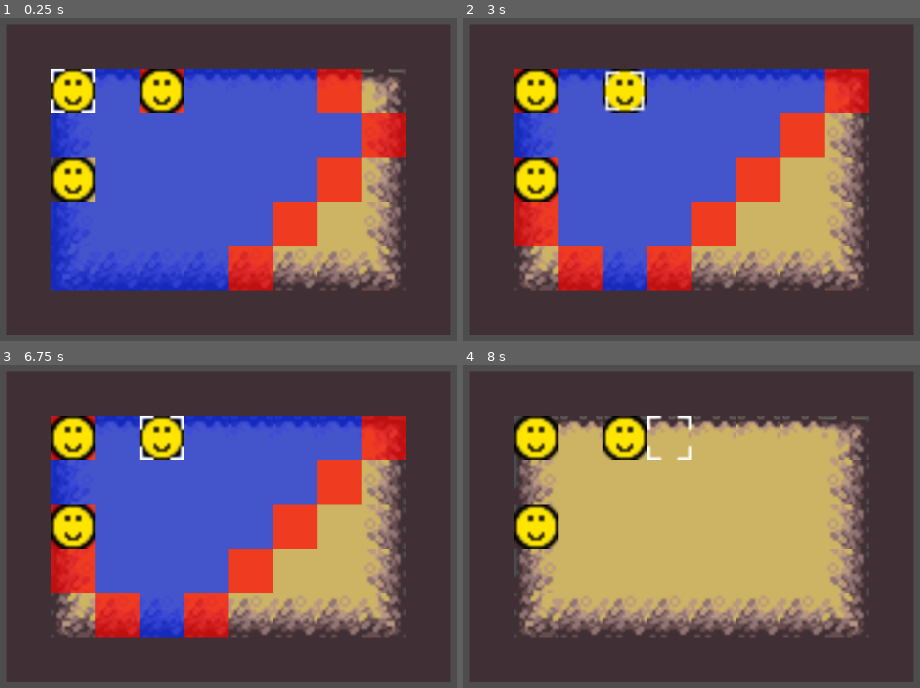
Above: before the commit, frames 1-4 (two rows, left to right).
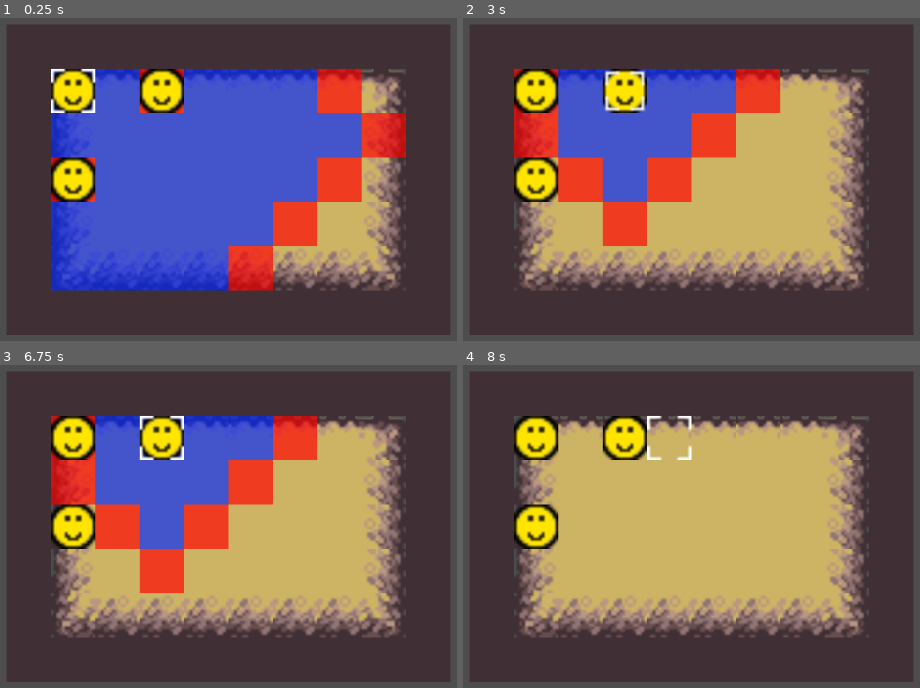
Above: after the commit, the same moments.

Repository: JonasBachmeier-UNI/GameEngineering
Game: Godot game, scene res://test.tscn
The game is run twice, just before and just after one commit, with the same random seed, the same clock (stepped at 60 frames per second) and the same inputs.
Inputs:
- Up to frame 1 (0.25 s): no input
- Up to frame 2 (3 s): hold Right (ui_right) 0.53-1.28 s; tap Tab (ui_text_completion_replace) every 0.75 s from 0.6 to 2.85 s; tap Space (ui_select) at 0.77, 1.52 s; tap Enter at 1.25 s; hold Down (ui_down) 1.28-2.03 s; hold Right (ui_right) 2.03-2.78 s; hold Up (ui_up) from 2.78 s (still down)
- Up to frame 3 (6.75 s): tap Space (ui_select) at 3.02, 3.77, 4.25, 4.52, 6.02 s; release Up (ui_up) at 3.53 s; hold Left (ui_left) 3.53-5.03 s; tap Tab (ui_text_completion_replace) every 0.75 s from 3.6 to 6.6 s; hold Down (ui_down) 5.03-5.78 s; hold Right (ui_right) 5.78-6.53 s; hold Up (ui_up) from 6.53 s (still down)
- Up to frame 4 (8 s): tap Space (ui_select) at 6.77, 7.52 s; tap Enter at 7.25 s; release Up (ui_up) at 7.28 s; hold Right (ui_right) from 7.28 s (still down); tap Tab (ui_text_completion_replace) at 7.35 s

The runs differ from the first frame. In frame 1, 0.2% of the frame differs, in the area x 11-22%, y 43-57%; in frame 2, 26%, in the area x 11-89%, y 15-85%; in frame 3, 26%; in frame 4, nothing differs.

Commit message:
added enemy_range_overlay

Diff:
--- a/nohonoramongthieves/Scripts/GameLogic/unit.gd
+++ b/nohonoramongthieves/Scripts/GameLogic/unit.gd
@@ -123,9 +123,9 @@
 	var move_count = 0
 	var x_test = x_coord
 	var y_test = y_coord
-	var check_next = [[[x_test, y_test]]]
-
-	in_move_range.append([x_test, y_test])
+	var check_next = [[Vector2i(x_test, y_test)]]
+
+	in_move_range.append(Vector2i(x_test, y_test))
 	# schon geprüfte Felder
 	var checked = []
 	while move_count <= move_range - moved_count:
@@ -138,7 +138,7 @@
 			var x_check = element[0]
 			var y_check = element[1]
 
-			checked.append([x_check, y_check])
+			checked.append(Vector2i(x_check, y_check))
 
 			var temp = get_possible_moves(x_check, y_check, move_count)
 			var reachable_temp = temp[0]
@@ -175,51 +175,51 @@
 		## Das untere Feld ist erreichbar
 		var grid_value = get_grid_value(x, y-1)
 		if (grid_value + move_count) <= move_range - moved_count:
-			reachable_neighbours.append([x, y-1])
+			reachable_neighbours.append(Vector2i(x, y-1))
 		## Das untere Feld ist nicht erreichbar, aber keine Wand
 		# Enemy = 500, Wand = 999, Loch = 1000
 		elif grid_value < 999:
-			attackable_neighbours.append([x, y-1])
+			attackable_neighbours.append(Vector2i(x, y-1))
 
 	## Ein Feld über dem untersuchten existiert
 	if y < max_y-1:
 		## Das obere Feld ist erreichbar
 		var grid_value = get_grid_value(x, y+1)
 		if (grid_value + move_count) <= move_range - moved_count:
-			reachable_neighbours.append([x, y+1])
+			reachable_neighbours.append(Vector2i(x, y+1))
 		## Das obere Feld ist nicht erreichbar, aber keine Wand
 		# Enemy = 500, Wand = 999, Loch = 1000
 		elif grid_value < 999:
-			attackable_neighbours.append([x, y+1])
+			attackable_neighbours.append(Vector2i(x, y+1))
 
 	## Ein Feld links neben dem untersuchten existiert
 	if x > 0:
 		var grid_value = get_grid_value(x-1, y)
 		## Das linke Feld ist erreichbar
 		if (grid_value + move_count) <= move_range - moved_count:
-			reachable_neighbours.append([x-1, y])
+			reachable_neighbours.append(Vector2i(x-1, y))
 		## Das linke Feld ist nicht erreichbar, aber keine Wand
 		# Enemy = 500, Wand = 999, Loch = 1000
 		elif grid_value < 999:
-			attackable_neighbours.append([x-1, y])
+			attackable_neighbours.append(Vector2i(x-1, y))
 
 	## Ein Feld links neben dem untersuchten existiert
 	if x < max_x - 1:
 		## Das rechte Feld ist erreichbar
 		var grid_value = get_grid_value(x+1, y)
 		if (grid_value + move_count) <= move_range - moved_count:
-			reachable_neighbours.append([x+1, y])
+			reachable_neighbours.append(Vector2i(x+1, y))
 		## Das rechte Feld ist nicht erreichbar, aber keine Wand
 		# Enemy = 500, Wand = 999, Loch = 1000
 		elif grid_value < 999:
-			attackable_neighbours.append([x+1, y])
+			attackable_neighbours.append(Vector2i(x+1, y))
 
 	return [reachable_neighbours, attackable_neighbours]
 
 
 func get_path_to_destination(end_x: int, end_y: int):
 
-	var destination = [end_x, end_y]
+	var destination = Vector2i(end_x, end_y)
 
 	# nicht erreichbar
 	if !in_attack_range.has(destination) and !in_move_range.has(destination):
--- a/nohonoramongthieves/cursor.gd
+++ b/nohonoramongthieves/cursor.gd
@@ -3,6 +3,7 @@
 @onready var tml = $"../Map"
 @onready var overlay = $"../UnitOverlay"
 @onready var path_map = $"../UnitPath"
+@onready var enemy_range_map = $"../EnemyRangeOverlay"
 @onready var gameboard = $"../../GameBoard"
 @onready var unit_manager = $"../Units"
 @export var start_x = 1
@@ -43,6 +44,8 @@
 
 	## Cursor Movement TODO: vielleicht nur auf erreichbare gehen dürfen (wenn unit_selected)
 	movement_check_routine()
+
+	enemy_overlay_routine()
 
 func movement_check_routine():
 	if Input.is_action_just_pressed("ui_up"):
@@ -53,6 +56,13 @@
 		move(Vector2.LEFT)
 	elif Input.is_action_just_pressed("ui_right"):
 		move(Vector2.RIGHT)
+
+
+func enemy_overlay_routine():
+	if Input.is_action_just_pressed("ui_text_completion_replace"):
+		show_enemy_range()
+	if Input.is_action_just_released("ui_text_completion_replace"):
+		clear_enemy_range()
 
 
 func unit_move_check_routine():
@@ -179,19 +189,7 @@
 		#print("Auf diesem Feld steht die Einheit")
 		return
 
-
-	## Array von Arrays zu Array von Vector2is
-	# TODO: in Unit alle 2d Arrays zu Vector2i
-	var test_move = []
-	for i in selected_unit.in_move_range:
-		test_move.append(Vector2i(i[0], i[1]))
-
-	var test_attack = []
-	for i in selected_unit.in_attack_range:
-		test_attack.append(Vector2i(i[0], i[1]))
-
-
-	if test_move.has(pos_vec):
+	if selected_unit.in_move_range.has(pos_vec):
 		## Unit geht Pfad und reset bools / selected units
 		can_select_target = true
 		var path = selected_unit.get_path_to_destination(x_pos, y_pos)
@@ -203,13 +201,13 @@
 
 	## TODO: Vergleichsinfo anzeigen
 
-	if test_attack.has(pos_vec) and hovered.is_enemy:
+	if selected_unit.in_attack_range.has(pos_vec) and hovered.is_enemy:
 		## Unit geht neben das Feld und greift an und reset bools / selected units
 		can_select_enemy = true
 
 		var path = selected_unit.get_path_to_destination(x_pos, y_pos)
 
-		if test_move.has(Vector2i(last_x, last_y)):
+		if selected_unit.in_move_range.has(Vector2i(last_x, last_y)):
 			path = selected_unit.get_path_to_destination(last_x, last_y)
 			help_path = true
 
@@ -238,6 +236,15 @@
 	hovering_check()
 
 
+func show_enemy_range():
+	unit_manager.get_units()
+	var fields = unit_manager.get_enemy_range()
+	enemy_range_map.show_overlay_for_grid(fields)
+
+func clear_enemy_range():
+	enemy_range_map.clear()
+
+
 func _on_game_manager_player_turn() -> void:
 	print("PLAYER TURN")
 	is_active = true
--- /dev/null
+++ b/nohonoramongthieves/enemy_range_overlay.gd
@@ -0,0 +1,84 @@
+extends TileMapLayer
+
+enum BORDER_DIR {BLANK, LEFT, UP, RIGHT, DOWN, LEFT_UP, RIGHT_UP, RIGHT_DOWN, LEFT_DOWN, LEFT_UP_DOWN, LEFT_UP_RIGHT, UP_RIGHT_DOWN, LEFT_DOWN_RIGHT, LEFT_RIGHT, UP_DOWN}
+@onready var gameboard = $"../../GameBoard"
+
+func show_overlay_for_grid(grid):
+	for pos in grid:
+		var c_type = border_check(pos, grid)
+		set_cell_enum(pos, c_type)
+
+
+func border_check(pos, grid):
+	if has_left_border(pos, grid) and !has_right_border(pos, grid) and !has_upper_border(pos, grid) and !has_lower_border(pos, grid):
+		return BORDER_DIR.LEFT
+	if !has_left_border(pos, grid) and has_right_border(pos, grid) and !has_upper_border(pos, grid) and !has_lower_border(pos, grid):
+		return BORDER_DIR.RIGHT
+	if !has_left_border(pos, grid) and !has_right_border(pos, grid) and has_upper_border(pos, grid) and !has_lower_border(pos, grid):
+		return BORDER_DIR.UP
+	if !has_left_border(pos, grid) and !has_right_border(pos, grid) and !has_upper_border(pos, grid) and has_lower_border(pos, grid):
+		return BORDER_DIR.DOWN
+	if has_left_border(pos, grid) and has_right_border(pos, grid) and !has_upper_border(pos, grid) and !has_lower_border(pos, grid):
+		return BORDER_DIR.LEFT_RIGHT
+	if has_left_border(pos, grid) and !has_right_border(pos, grid) and has_upper_border(pos, grid) and !has_lower_border(pos, grid):
+		return BORDER_DIR.LEFT_UP
+	if has_left_border(pos, grid) and !has_right_border(pos, grid) and !has_upper_border(pos, grid) and has_lower_border(pos, grid):
+		return BORDER_DIR.LEFT_DOWN
+	if !has_left_border(pos, grid) and has_right_border(pos, grid) and has_upper_border(pos, grid) and !has_lower_border(pos, grid):
+		return BORDER_DIR.RIGHT_UP
+	if !has_left_border(pos, grid) and has_right_border(pos, grid) and !has_upper_border(pos, grid) and has_lower_border(pos, grid):
+		return BORDER_DIR.RIGHT_DOWN
+	if !has_left_border(pos, grid) and !has_right_border(pos, grid) and has_upper_border(pos, grid) and has_lower_border(pos, grid):
+		return BORDER_DIR.UP_DOWN
+	if has_left_border(pos, grid) and has_right_border(pos, grid) and has_upper_border(pos, grid) and !has_lower_border(pos, grid):
+		return BORDER_DIR.LEFT_UP_RIGHT
+	if has_left_border(pos, grid) and has_right_border(pos, grid) and !has_upper_border(pos, grid) and has_lower_border(pos, grid):
+		return BORDER_DIR.LEFT_DOWN_RIGHT
+	if !has_left_border(pos, grid) and has_right_border(pos, grid) and has_upper_border(pos, grid) and has_lower_border(pos, grid):
+		return BORDER_DIR.UP_RIGHT_DOWN
+	return BORDER_DIR.BLANK
+
+
+func has_left_border(field, grid):
+	if grid.has(Vector2i(field[0]-1, field[1])):
+		return false
+	return true
+
+func has_right_border(field, grid):
+	if grid.has(Vector2i(field[0]+1, field[1])):
+		return false
+	return true
+
+func has_upper_border(field, grid):
+	if grid.has(Vector2i(field[0], field[1]-1)):
+		return false
+	return true
+
+func has_lower_border(field, grid):
+	if grid.has(Vector2i(field[0], field[1]+1)):
+		return false
+	return true
+
+
+func set_cell_enum(pos, border_dir: BORDER_DIR):
+	var tml_pos = gameboard.grid_to_tml_coords(pos)
+	var tml_id = get_id_for_border_dir(border_dir)
+	set_cell(tml_pos, tml_id, Vector2i(0, 0))
+
+func get_id_for_border_dir(border_dir: BORDER_DIR):
+	match border_dir:
+		BORDER_DIR.BLANK: return 0
+		BORDER_DIR.LEFT: return 1
+		BORDER_DIR.UP: return 2
+		BORDER_DIR.RIGHT: return 3
+		BORDER_DIR.DOWN: return 4
+		BORDER_DIR.LEFT_UP: return 5
+		BORDER_DIR.RIGHT_UP: return 6
+		BORDER_DIR.RIGHT_DOWN: return 7
+		BORDER_DIR.LEFT_DOWN: return 8
+		BORDER_DIR.LEFT_UP_DOWN: return 9
+		BORDER_DIR.LEFT_UP_RIGHT: return 10
+		BORDER_DIR.UP_RIGHT_DOWN: return 11
+		BORDER_DIR.LEFT_DOWN_RIGHT: return 12
+		BORDER_DIR.LEFT_RIGHT: return 13
+		BORDER_DIR.UP_DOWN: return 14
--- a/nohonoramongthieves/test.tscn
+++ b/nohonoramongthieves/test.tscn
@@ -21,7 +21,23 @@
 [ext_resource type="Texture2D" uid="uid://bbrpew1nl1j25" path="res://assets/UnitPath/unten_links.png" id="13_o5cxk"]
 [ext_resource type="Texture2D" uid="uid://bn1ebnxat3m4i" path="res://assets/UnitPath/unten_rechts.png" id="14_cpmau"]
 [ext_resource type="Script" path="res://unit_path.gd" id="15_78ek8"]
+[ext_resource type="Texture2D" uid="uid://b4ly0dmoh8hwg" path="res://assets/EnemyRange/blank.png" id="16_s78jy"]
+[ext_resource type="Texture2D" uid="uid://dd8wplp3isitm" path="res://assets/EnemyRange/left_border.png" id="17_wegem"]
+[ext_resource type="Texture2D" uid="uid://cykyohfc0dslk" path="res://assets/EnemyRange/left_up_right_border.png" id="18_sjdey"]
+[ext_resource type="Texture2D" uid="uid://1uvvlgfhjy6t" path="res://assets/EnemyRange/up_right_down_border.png" id="19_00klq"]
+[ext_resource type="Texture2D" uid="uid://ch1jemgj0dtw2" path="res://assets/EnemyRange/left_down_right_border.png" id="20_0j3s8"]
+[ext_resource type="Texture2D" uid="uid://cxhvlbjg2bwve" path="res://assets/EnemyRange/left_right.png" id="21_a71nr"]
+[ext_resource type="Texture2D" uid="uid://hoygsee0ypon" path="res://assets/EnemyRange/up_border.png" id="21_aoc61"]
 [ext_resource type="Script" path="res://inventory_manager.gd" id="22_dct3n"]
+[ext_resource type="Texture2D" uid="uid://b7rr585qnpl84" path="res://assets/EnemyRange/right_border.png" id="22_ehvo7"]
+[ext_resource type="Texture2D" uid="uid://cukkl4yxr0tqf" path="res://assets/EnemyRange/up_down.png" id="22_gpe0c"]
+[ext_resource type="Texture2D" uid="uid://btyknnu3qddvc" path="res://assets/EnemyRange/down_border.png" id="23_dd68p"]
+[ext_resource type="Texture2D" uid="uid://cy8dvv36nihte" path="res://assets/EnemyRange/left_up_border.png" id="24_6eyj0"]
+[ext_resource type="Texture2D" uid="uid://ccpfk2mb6susu" path="res://assets/EnemyRange/right_up_border.png" id="25_coiki"]
+[ext_resource type="Texture2D" uid="uid://dm86bgjbmn74o" path="res://assets/EnemyRange/right_down_border.png" id="26_q1fet"]
+[ext_resource type="Texture2D" uid="uid://27ssus04hpy6" path="res://assets/EnemyRange/left_down_border.png" id="27_ew4il"]
+[ext_resource type="Texture2D" uid="uid://dt50gvl0ynnq0" path="res://assets/EnemyRange/left_up_down_border.png" id="28_ioxeo"]
+[ext_resource type="Script" path="res://enemy_range_overlay.gd" id="31_5hn6m"]
 
 [sub_resource type="TileSetAtlasSource" id="TileSetAtlasSource_r7elo"]
 resource_name = "walkable"
@@ -157,6 +173,83 @@
 sources/8 = SubResource("TileSetAtlasSource_neenn")
 sources/9 = SubResource("TileSetAtlasSource_pk2in")
 
+[sub_resource type="TileSetAtlasSource" id="TileSetAtlasSource_3gj6g"]
+texture = ExtResource("16_s78jy")
+0:0/0 = 0
+
+[sub_resource type="TileSetAtlasSource" id="TileSetAtlasSource_dfn7i"]
+texture = ExtResource("17_wegem")
+0:0/0 = 0
+
+[sub_resource type="TileSetAtlasSource" id="TileSetAtlasSource_g8gld"]
+texture = ExtResource("18_sjdey")
+0:0/0 = 0
+
+[sub_resource type="TileSetAtlasSource" id="TileSetAtlasSource_j0utu"]
+texture = ExtResource("19_00klq")
+0:0/0 = 0
+
+[sub_resource type="TileSetAtlasSource" id="TileSetAtlasSource_g4i8h"]
+texture = ExtResource("20_0j3s8")
+0:0/0 = 0
+
+[sub_resource type="TileSetAtlasSource" id="TileSetAtlasSource_8ak0e"]
+texture = ExtResource("21_a71nr")
+0:0/0 = 0
+
+[sub_resource type="TileSetAtlasSource" id="TileSetAtlasSource_4kmsc"]
+texture = ExtResource("22_gpe0c")
+0:0/0 = 0
+
+[sub_resource type="TileSetAtlasSource" id="TileSetAtlasSource_c4c2q"]
+texture = ExtResource("21_aoc61")
+0:0/0 = 0
+
+[sub_resource type="TileSetAtlasSource" id="TileSetAtlasSource_yf0ya"]
+texture = ExtResource("22_ehvo7")
+0:0/0 = 0
+
+[sub_resource type="TileSetAtlasSource" id="TileSetAtlasSource_g4cle"]
+texture = ExtResource("23_dd68p")
+0:0/0 = 0
+
+[sub_resource type="TileSetAtlasSource" id="TileSetAtlasSource_5hrx4"]
+texture = ExtResource("24_6eyj0")
+0:0/0 = 0
+
+[sub_resource type="TileSetAtlasSource" id="TileSetAtlasSource_lexhr"]
+texture = ExtResource("25_coiki")
+0:0/0 = 0
+
+[sub_resource type="TileSetAtlasSource" id="TileSetAtlasSource_fxify"]
+texture = ExtResource("26_q1fet")
+0:0/0 = 0
+
+[sub_resource type="TileSetAtlasSource" id="TileSetAtlasSource_2l2ol"]
+texture = ExtResource("27_ew4il")
+0:0/0 = 0
+
+[sub_resource type="TileSetAtlasSource" id="TileSetAtlasSource_x3wgo"]
+texture = ExtResource("28_ioxeo")
+0:0/0 = 0
+
+[sub_resource type="TileSet" id="TileSet_4gt1h"]
+sources/0 = SubResource("TileSetAtlasSource_3gj6g")
+sources/1 = SubResource("TileSetAtlasSource_dfn7i")
+sources/2 = SubResource("TileSetAtlasSource_c4c2q")
+sources/3 = SubResource("TileSetAtlasSource_yf0ya")
+sources/4 = SubResource("TileSetAtlasSource_g4cle")
+sources/5 = SubResource("TileSetAtlasSource_5hrx4")
+sources/6 = SubResource("TileSetAtlasSource_lexhr")
+sources/7 = SubResource("TileSetAtlasSource_fxify")
+sources/8 = SubResource("TileSetAtlasSource_2l2ol")
+sources/9 = SubResource("TileSetAtlasSource_x3wgo")
+sources/10 = SubResource("TileSetAtlasSource_g8gld")
+sources/11 = SubResource("TileSetAtlasSource_j0utu")
+sources/12 = SubResource("TileSetAtlasSource_g4i8h")
+sources/13 = SubResource("TileSetAtlasSource_8ak0e")
+sources/14 = SubResource("TileSetAtlasSource_4kmsc")
+
 [sub_resource type="SpriteFrames" id="SpriteFrames_kfbps"]
 animations = [{
 "frames": [{
@@ -191,6 +284,10 @@
 tile_set = SubResource("TileSet_5mwj0")
 script = ExtResource("15_78ek8")
 
+[node name="EnemyRangeOverlay" type="TileMapLayer" parent="GameBoard"]
+tile_set = SubResource("TileSet_4gt1h")
+script = ExtResource("31_5hn6m")
+
 [node name="Units" type="Node" parent="GameBoard"]
 script = ExtResource("5_177xh")
 
@@ -199,11 +296,13 @@
 move_range = 7
 
 [node name="Unit3" parent="GameBoard/Units" instance=ExtResource("6_0du6g")]
+is_enemy = true
 y_coord = 3
 
 [node name="Unit2" parent="GameBoard/Units" instance=ExtResource("6_0du6g")]
 is_enemy = true
 x_coord = 3
+move_range = 2
 
 [node name="Cursor" type="AnimatedSprite2D" parent="GameBoard"]
 sprite_frames = SubResource("SpriteFrames_kfbps")
--- a/nohonoramongthieves/unit_manager.gd
+++ b/nohonoramongthieves/unit_manager.gd
@@ -152,6 +152,19 @@
 	overlay.clear()
 
 
+func get_enemy_range():
+	var return_array = []
+	for unit in units:
+		if unit.is_enemy:
+			for field in unit.in_move_range:
+				if !return_array.has(field):
+					return_array.append(field)
+			for field in unit.in_attack_range:
+				if !return_array.has(field):
+					return_array.append(field)
+	return return_array
+
+
 ## TODO: Signals an game manager
 func check_one_side_empty():
 	get_units()
Binary file added: nohonoramongthieves/assets/EnemyRange/blank.png
Not shown, added: nohonoramongthieves/assets/EnemyRange/blank.png.import
Binary file added: nohonoramongthieves/assets/EnemyRange/down_border.png
Not shown, added: nohonoramongthieves/assets/EnemyRange/down_border.png.import
Binary file added: nohonoramongthieves/assets/EnemyRange/left_border.png
Not shown, added: nohonoramongthieves/assets/EnemyRange/left_border.png.import
Binary file added: nohonoramongthieves/assets/EnemyRange/left_down_border.png
Not shown, added: nohonoramongthieves/assets/EnemyRange/left_down_border.png.import
Binary file added: nohonoramongthieves/assets/EnemyRange/left_down_right_border.png
Not shown, added: nohonoramongthieves/assets/EnemyRange/left_down_right_border.png.import
Binary file added: nohonoramongthieves/assets/EnemyRange/left_right.png
Not shown, added: nohonoramongthieves/assets/EnemyRange/left_right.png.import
(and 19 more such lines)
